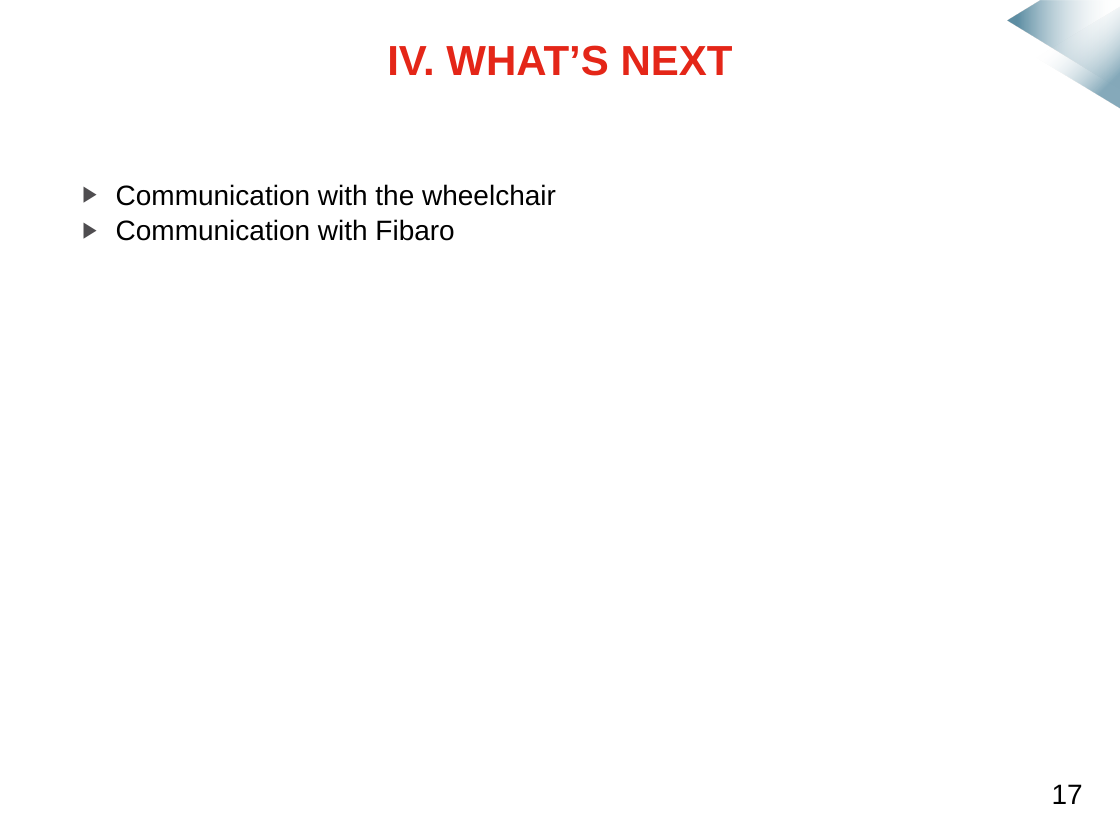
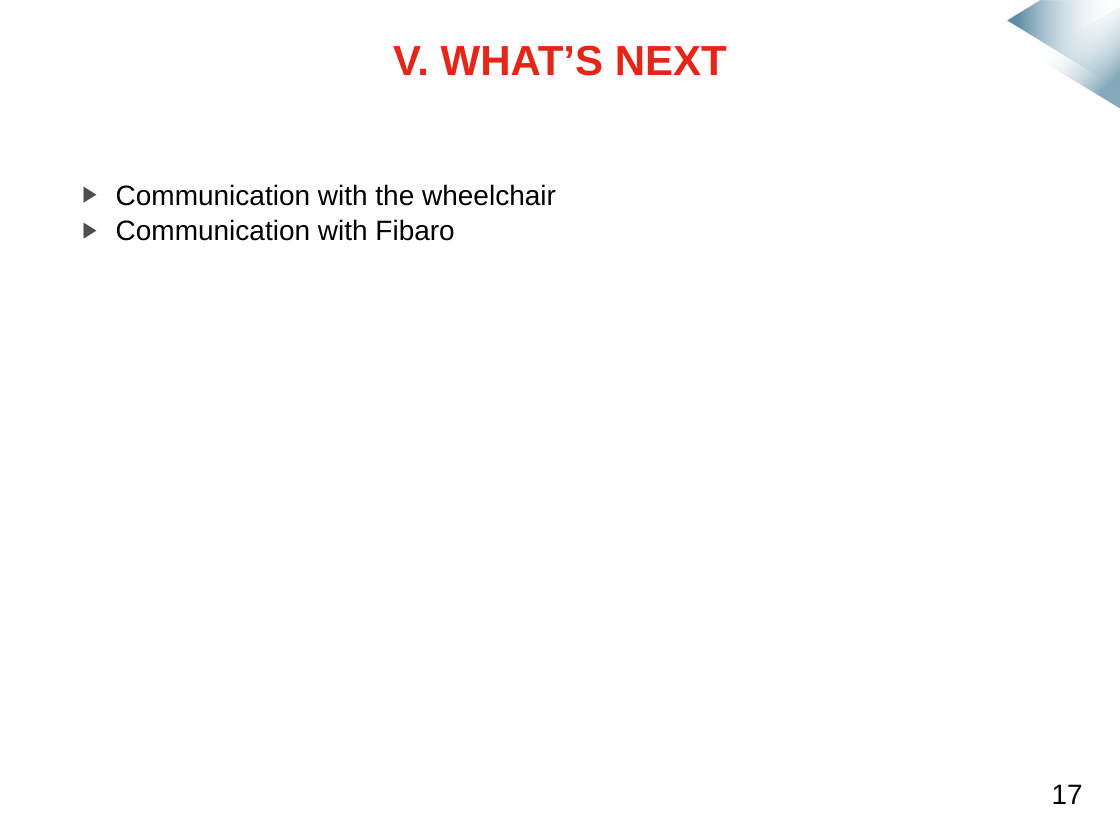
Before and after one commit to mmeven/EP_Domotique_Tablette, a slide deck: slide 14 of Rendu/Diapo_prototype_janvier.pptx (slide 17 before the commit). Drawn at 1120x840 pixels with LibreOffice and Linux fonts; fonts in the diff are those of the drawing; background and template pictures are left out. Boxes give left, top, right and bottom in pixels: in the first picture for what was removed or moved away, otherwise in the second. Text is boxed around its words. In the diff, an @@ line names an element or a change of style, - is before the commit and + after.

```diff
--- a/Rendu/Diapo_prototype_janvier.pptx
+++ b/Rendu/Diapo_prototype_janvier.pptx
@@ title at box(393, 45, 727, 76): text changed @@
-IV. WHAT’S NEXT
+V. WHAT’S NEXT
```
Also in this commit, not shown: 8 other slides changed, 1 slide added, 4 slides removed.
